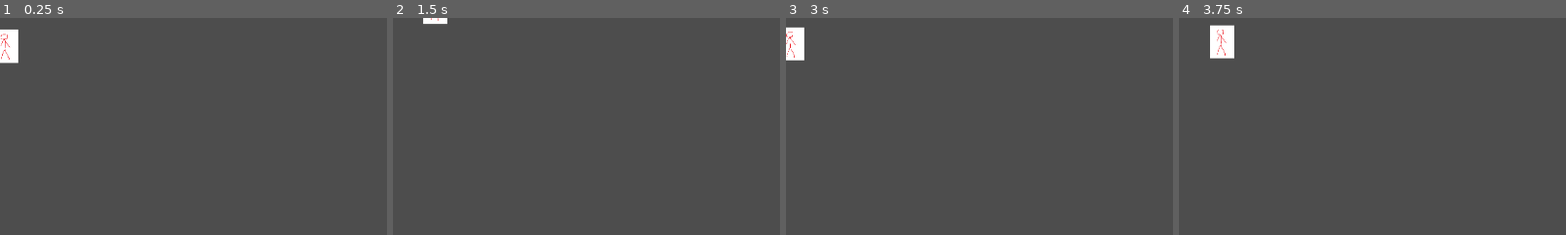
Above: before the commit, frames 1-4 (left to right).
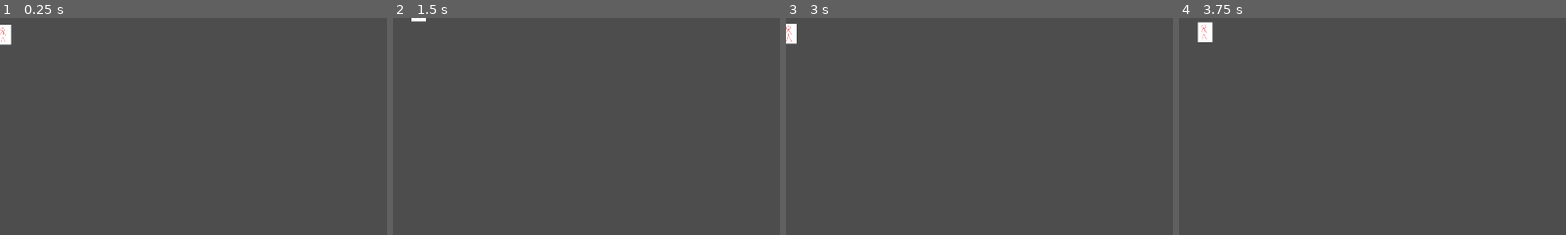
Above: after the commit, the same moments.

Repository: tonyrayf/9-GYMS-OF-INFERNO
Game: Godot game, scene res://scenes/Leha'sTestLevel.tscn
The game is run twice, just before and just after one commit, with the same random seed, the same clock (stepped at 60 frames per second) and the same inputs. Before the commit the project starts from res://scenes/Level1.tscn.
Inputs:
- Up to frame 1 (0.25 s): no input
- Up to frame 2 (1.5 s): hold D (move_right) 0.53-1.28 s; hold S (move_down) from 1.28 s (still down)
- Up to frame 3 (3 s): tap Enter at 2 s; release S (move_down) at 2.03 s; hold D (move_right) 2.03-2.78 s; tap Space at 2.75 s; hold W (move_up) from 2.78 s (still down)
- Up to frame 4 (3.75 s): release W (move_up) at 3.53 s; hold Left (move_left) from 3.53 s (still down)
The pictures show only the part of the screen within x 0-50%, y 0-50%; the shares and areas given below are measured in that part.

The runs differ from the first frame. In frame 1, 0.7% of the frame differs, in the area x 0-5%, y 3-21%; in frame 2, 0.2%; in frame 3, 0.6%; in frame 4, 1.3%, in the area x 4-15%, y 1-19%.

Commit message:
added separate test level to decrease amount of merge conflicts

Diff:
--- a/project.godot
+++ b/project.godot
@@ -14,6 +14,17 @@
 run/main_scene="uid://donakoc8kfgdr"
 config/features=PackedStringArray("4.6", "Forward Plus")
 config/icon="res://icon.svg"
+
+[display]
+
+window/size/viewport_width=1920
+window/size/viewport_height=1080
+window/size/mode=3
+
+[global_group]
+
+player="Группа игрока"
+enemy="Группа врагов"
 
 [input]
 
Renamed: scenes/Level1.tscn -> scenes/Leha'sTestLevel.tscn
